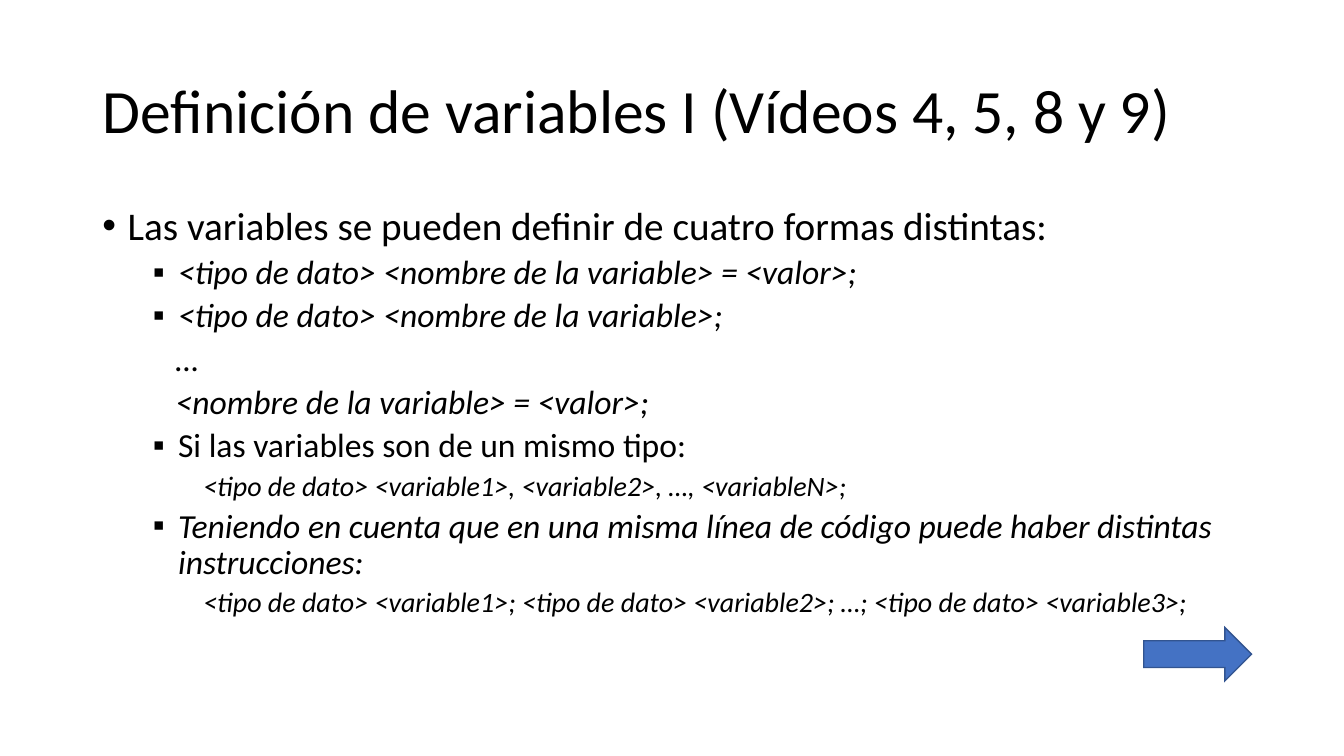
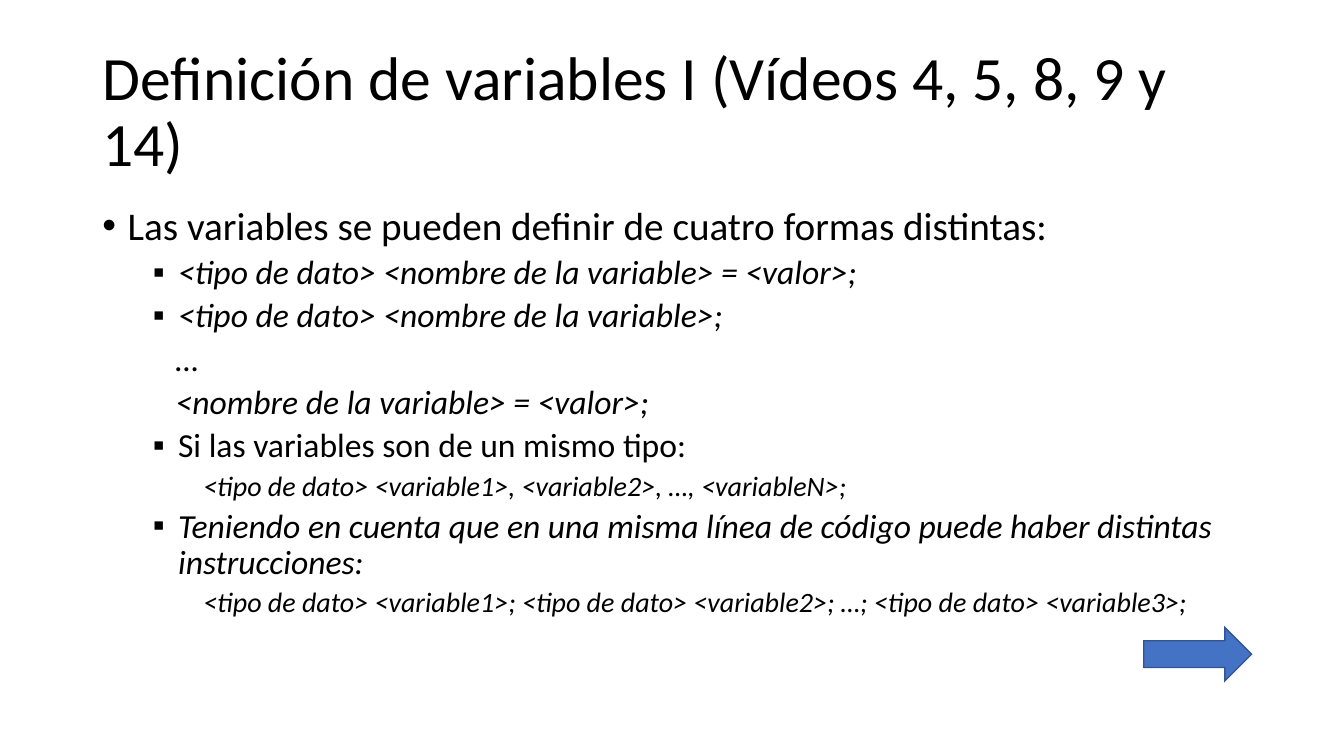
Before and after one commit to Worome/Recetatic, a slide deck: slide 4 of Recetatic/Visual C#.pptx. Drawn at 1344x756 pixels with LibreOffice and Linux fonts; fonts in the diff are those of the drawing. Boxes give left, top, right and bottom in pixels: in the first picture for what was removed or moved away, otherwise in the second. Text is boxed around its words. In the diff, an @@ line names an element or a change of style, - is before the commit and + after.

```diff
--- a/Recetatic/Visual C#.pptx
+++ b/Recetatic/Visual C#.pptx
@@ title at (x1=102, y1=55, x2=1167, y2=175): text changed @@
-Definición de variables I (Vídeos 4, 5, 8 y 9)
+Definición de variables I (Vídeos 4, 5, 8, 9 y 14)
```
Also in this commit, not shown: 4 other slides changed, 19 slides added, 2 other files.
